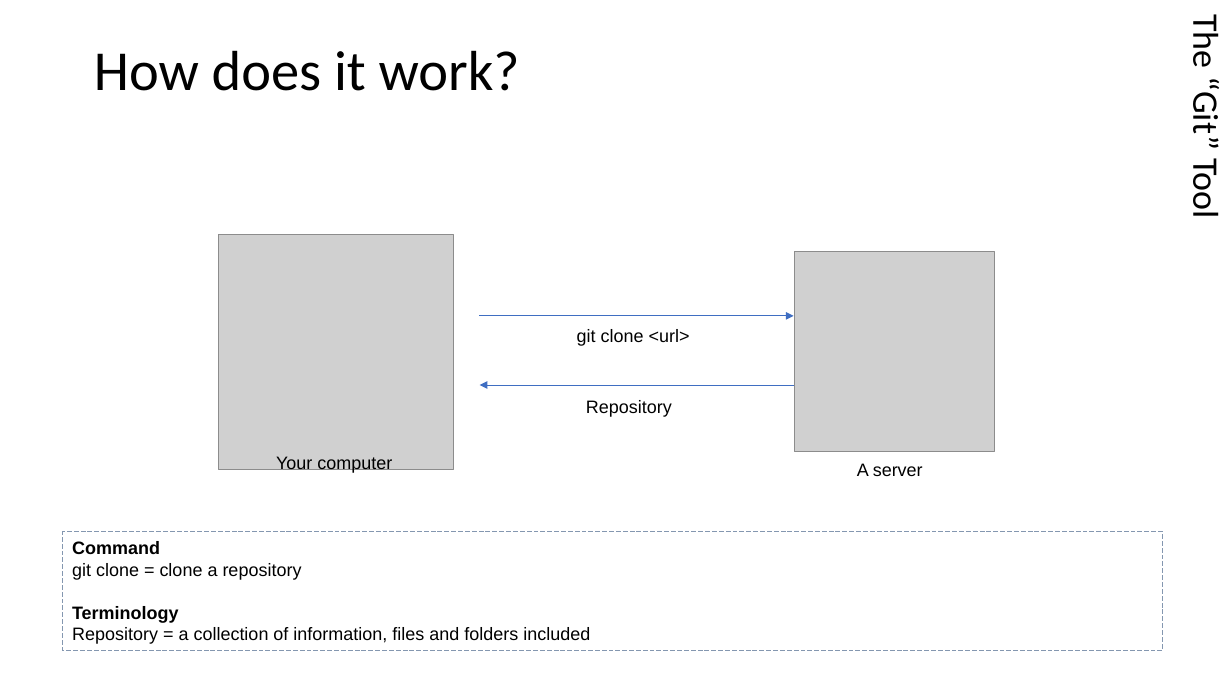
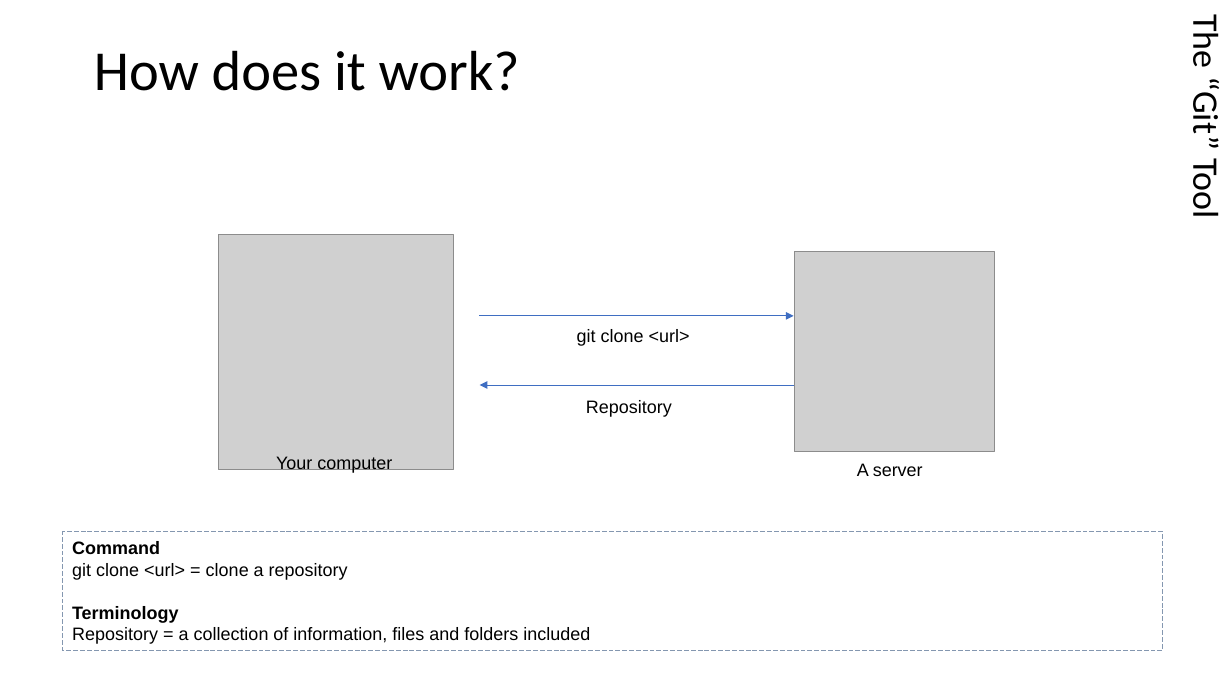
Before and after one commit to HunteRoi/git-training, a slide deck: slide 10 of Formation Git.pptx. Drawn at 1232x693 pixels with LibreOffice and Linux fonts; fonts in the diff are those of the drawing; grey boxes stand for pictures. Boxes give left, top, right and bottom in pixels: in the first picture for what was removed or moved away, otherwise in the second. Text is boxed around its words. In the diff, an @@ line names an element or a change of style, - is before the commit and + after.

```diff
--- a/Formation Git.pptx
+++ b/Formation Git.pptx
@@ text in rectangle at [72, 563, 348, 580]: text changed @@
-git clone = clone a repository
+git clone <url> = clone a repository
```
Also in this commit, not shown: 3 other slides changed.
